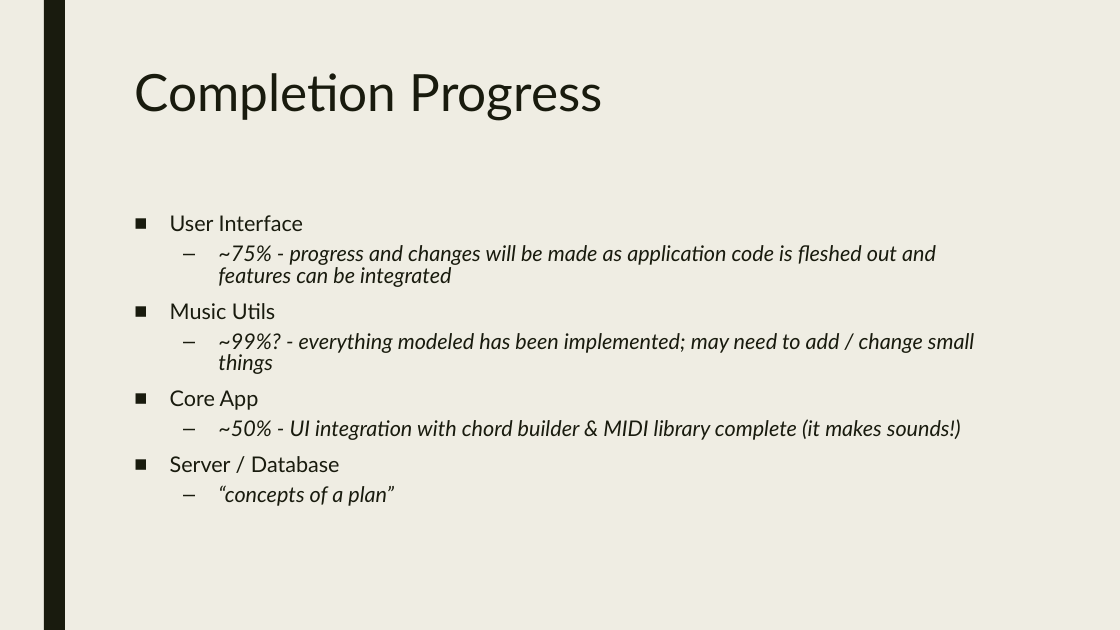
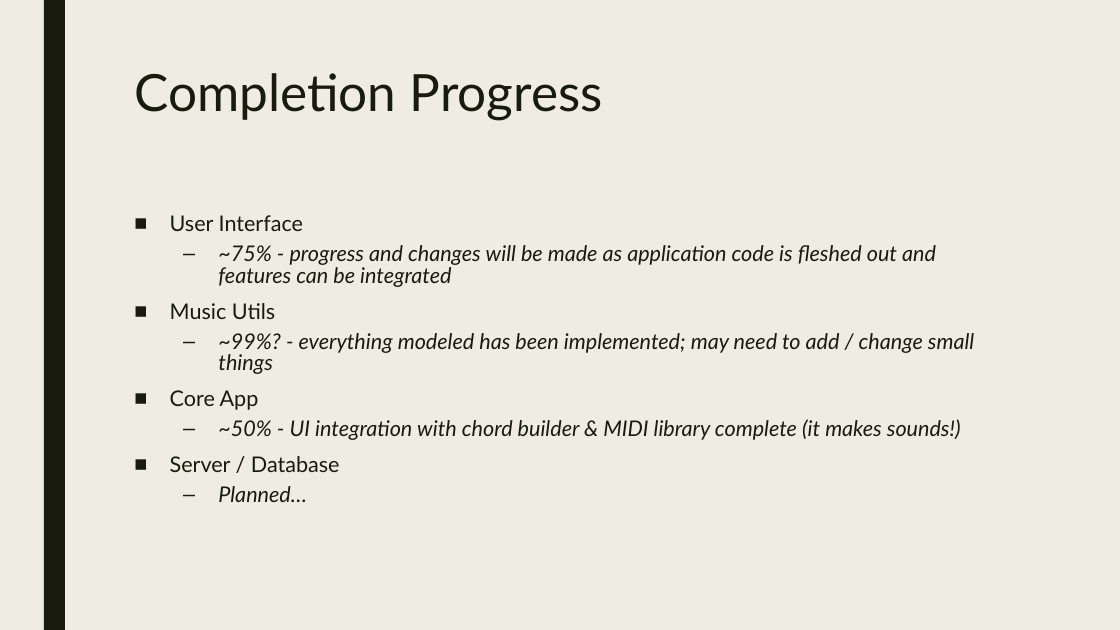
Before and after one commit to carrotcake/charts, a slide deck: slide 6 of docs/progress.pptx. Drawn at 1120x630 pixels with LibreOffice and Linux fonts; fonts in the diff are those of the drawing. Boxes give left, top, right and bottom in pixels: in the first picture for what was removed or moved away, otherwise in the second. Text is boxed around its words. In the diff, an @@ line names an element or a change of style, - is before the commit and + after.

```diff
--- a/docs/progress.pptx
+++ b/docs/progress.pptx
@@ text at [218,486,307,502]: text changed @@
-  – “concepts of a plan”
+  – Planned…
```
Also in this commit, not shown: 3 other slides changed, 4 other files.
